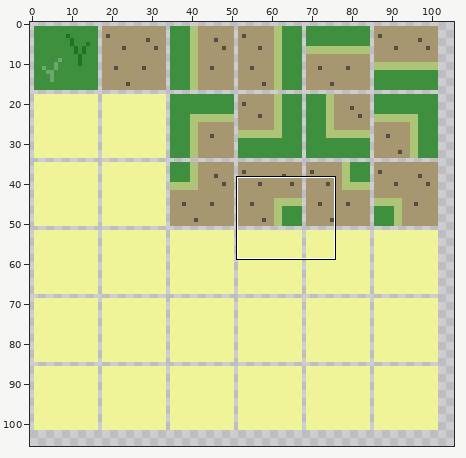
Two versions of one pixel-art file, assets/tiles/Samsprites.aseprite. The picture above shows the old version from afar; the outline marks the close-up.
Close-up. Before the edit:
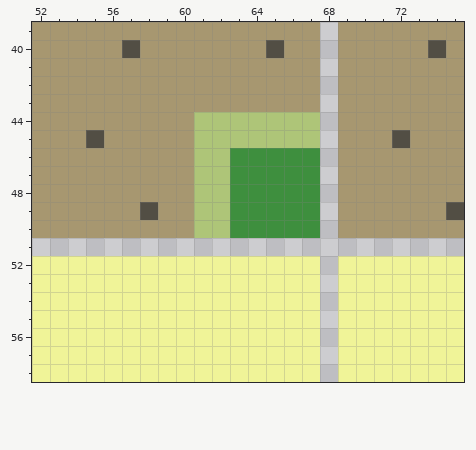
120x120 pixels, 1 frame. Shown: x 52..75, y 39..58. The wide view leaves out empty margins. The commit also changed other parts of the picture, which this record leaves out.
New version:
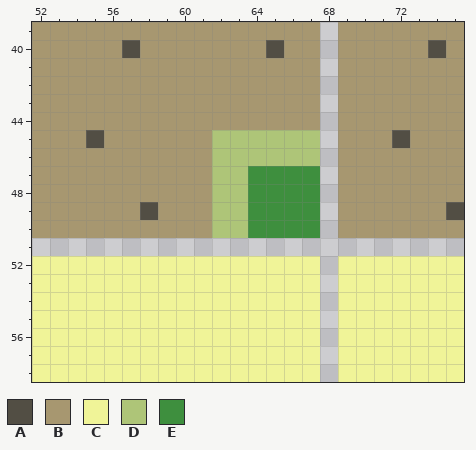
Palette (. is transparent): A #524e44  B #a79770  C #f0f498  D #aec578  E #3e8f3e
Edits made:
{"y":44,"x":61,"old":"DDDDDDD","new":"BBBBBBB"}
{"y":45,"x":61,"old":"D","new":"B"}
{"y":46,"x":61,"old":"D","new":"B"}
{"y":46,"x":63,"old":"EEEEE","new":"DDDDD"}
{"y":47,"x":61,"old":"D","new":"B"}
{"y":47,"x":63,"old":"E","new":"D"}
{"y":48,"x":61,"old":"D","new":"B"}
{"y":48,"x":63,"old":"E","new":"D"}
{"y":49,"x":61,"old":"D","new":"B"}
{"y":49,"x":63,"old":"E","new":"D"}
{"y":50,"x":61,"old":"D","new":"B"}
{"y":50,"x":63,"old":"E","new":"D"}
